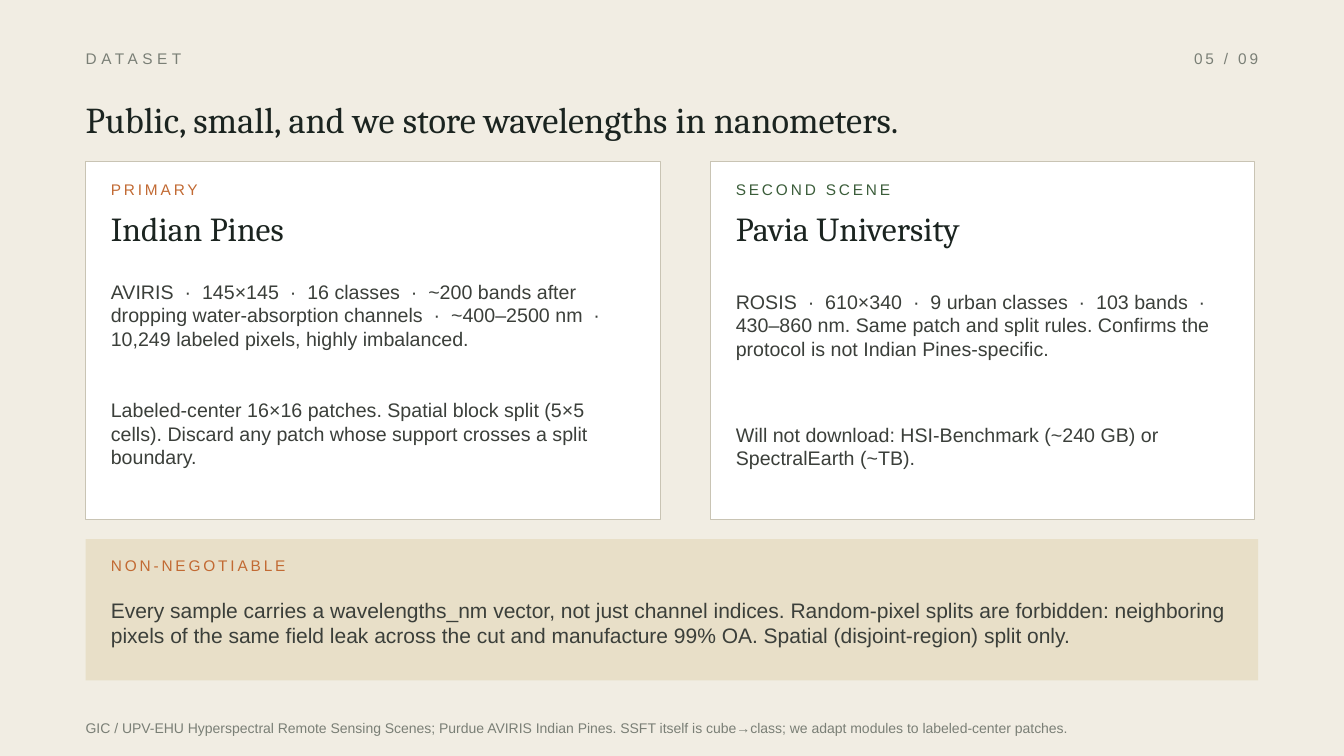
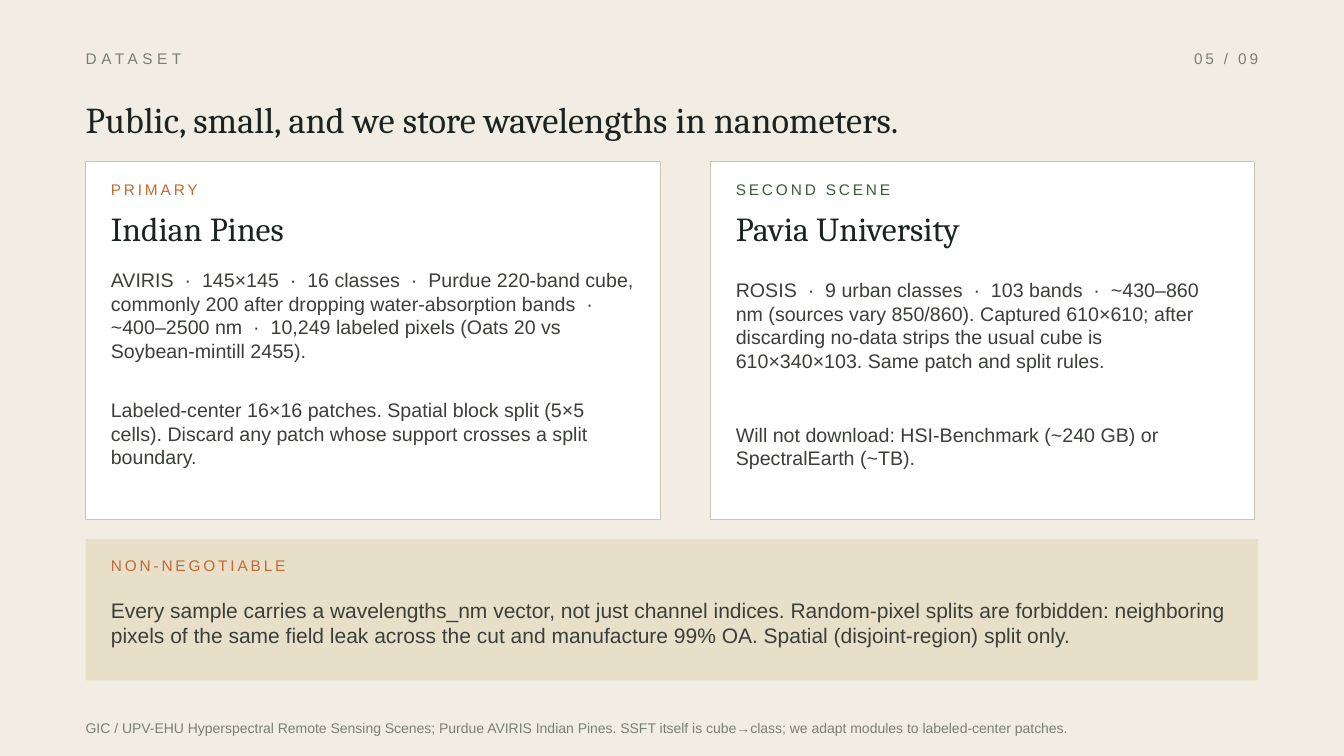
Before and after one commit to scottn66/255-final-project, a slide deck: slide 5 of docs/SSFT-Wave_class_intro.pptx. Drawn at 1344x756 pixels with LibreOffice and Linux fonts; fonts in the diff are those of the drawing. Boxes give left, top, right and bottom in pixels: in the first picture for what was removed or moved away, otherwise in the second. Text is boxed around its words. In the diff, an @@ line names an element or a change of style, - is before the commit and + after.

```diff
--- a/docs/SSFT-Wave_class_intro.pptx
+++ b/docs/SSFT-Wave_class_intro.pptx
@@ text at box(111, 272, 633, 362): text changed @@
-AVIRIS · 145×145 · 16 classes · ~200 bands after dropping water-absorption channels · ~400–2500 nm · 10,249 labeled pixels, highly imbalanced.
+AVIRIS · 145×145 · 16 classes · Purdue 220-band cube, commonly 200 after dropping water-absorption bands · ~400–2500 nm · 10,249 labeled pixels (Oats 20 vs Soybean-mintill 2455).
@@ text at box(736, 282, 1199, 372): text changed @@
-ROSIS · 610×340 · 9 urban classes · 103 bands · 430–860 nm. Same patch and split rules. Confirms the protocol is not Indian Pines-specific.
+ROSIS · 9 urban classes · 103 bands · ~430–860 nm (sources vary 850/860). Captured 610×610; after discarding no-data strips the usual cube is 610×340×103. Same patch and split rules.
```
Also in this commit, not shown: 3 other slides changed, 2 other files.
